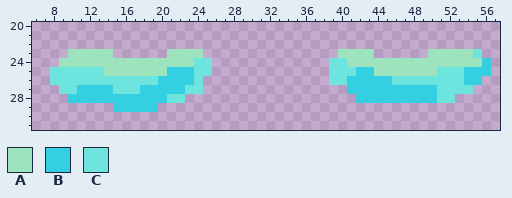
Pixel-art sprite -- art/waterOverFeet.png. Above, as it was before the edit.
The file is 64x32 pixels. Shown: x 6..57, y 20..31.
Palette (. is transparent): A #9de4be  B #35cfe4  C #6ee4de
After:
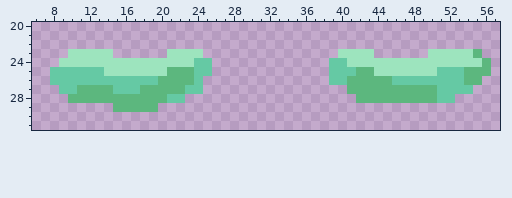
The exact change:
colour B: #35cfe4 -> #5cb77e
colour C: #6ee4de -> #65c9a4
y 23: x 55 C -> B
